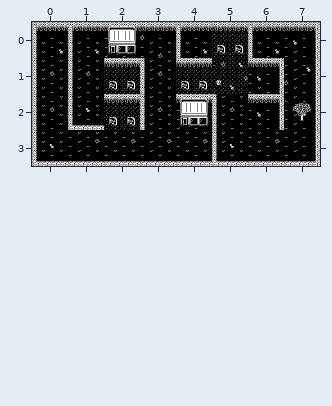
Two versions of a level (Tiled map, art/levels/VLQP.tmx). That is the earlier state.
Cells are 64x64 px. Shown: x 0..7, y 0..3.
Once edited:
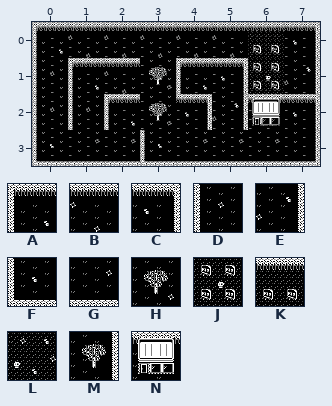
Key: from "blockset": A 0, B 1, C 2, D 3, E 5, F 6, G 7, H 9, J 10, K 11, L 13, M 14, N 15.
_ is an empty cell.
Tiles of an added or newly shown layer are drawn over the layers below it.
What changed:
Layer "LEVEL 24" (now shown):
The author put tile A in row 1 at x 1 and 4; in row 2 at x 2.
The author put tile B in row 0 at x 1 to 2 and 4 to 5; in row 1 at x 2.
The author put tile C in row 1 at x 5; in row 2 at x 4 and 7.
The author put tile D in row 2 at x 1.
The author put tile E in row 2 at x 5.
The author put tile F in row 3 at x 3.
The author put tile G in row 3 at x 5.
The author put tile H in rows 1 to 2 at x 3.
The author put tile J in row 1 at x 6.
The author put tile K in row 0 at x 6.
The author put tile N in row 2 at x 6.
Layer "LEVEL 31" (now hidden):
The author cleared tile A in row 0 at x 1, 4 and 6.
The author cleared tile C in rows 1 to 2 at x 6.
The author cleared tile D in row 1 at x 1 and 3; in row 2 at x 3 and 5.
The author cleared tile F in row 2 at x 1; in row 3 at x 5.
The author cleared tile G in row 3 at x 3.
The author cleared tile K in row 0 at x 5; in row 1 at x 2 and 4; in row 2 at x 2.
The author cleared tile L in row 1 at x 5.
The author cleared tile M in row 2 at x 7.
The author cleared tile N in row 0 at x 2; in row 2 at x 4.
